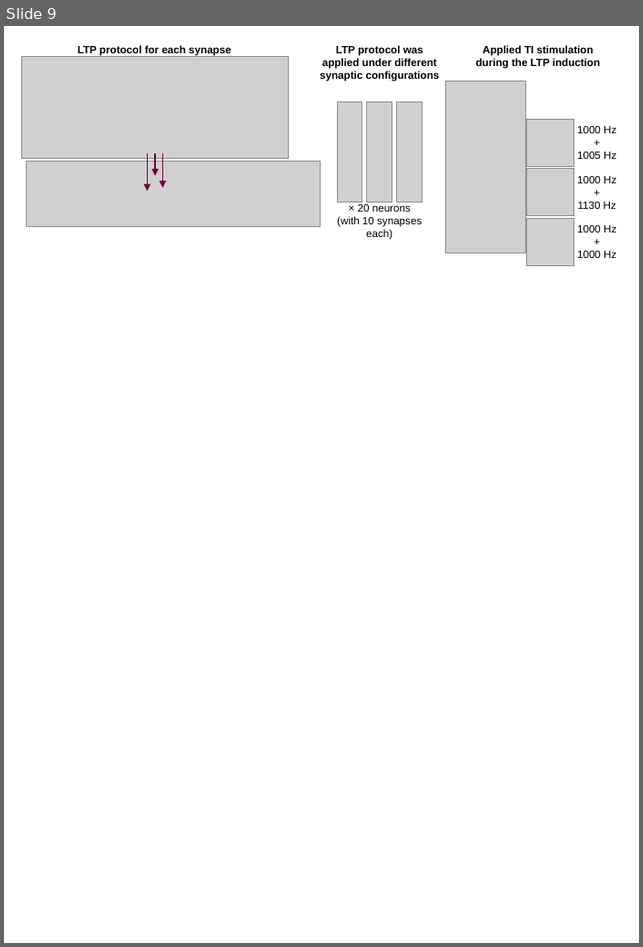
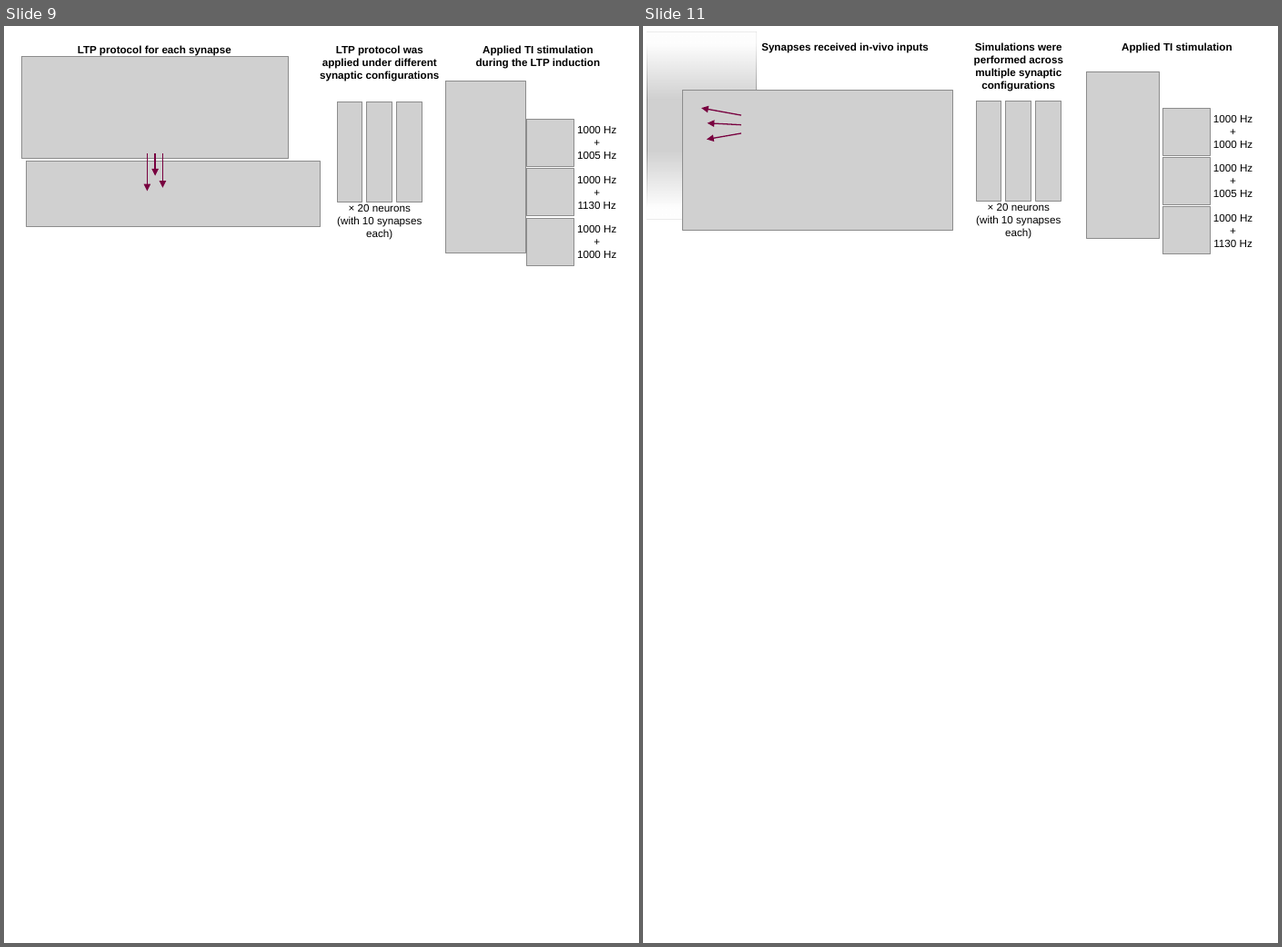
Before and after one commit to kerseviciute/temporal-interference, a slide deck: figures/Figures.pptx. Shown side by side, each under a label of ours: slide 9 before the commit, slides 9 and 11 after it; the slides between them are not shown. The pictures are 643x947 and 1282x947 pixels, drawn with LibreOffice and Linux fonts; fonts in the diff are those of the drawing; grey boxes stand for pictures. Boxes give left, top, right and bottom in pixels: in the first picture for what was removed or moved away, otherwise in the second. Text is boxed around its words. In the diff, an @@ line names an element or a change of style, - is before the commit and + after.

```diff
--- a/figures/Figures.pptx
+++ b/figures/Figures.pptx
@@ slide 11 added at [643,26,1278,943], background #FFFFFF @@
@@ group added at [643,26,1278,265]: 9 pictures, 7 texts, 3 rectangles, 3 arrows @@
+Applied TI stimulation
+Simulations were performed across multiple synaptic configurations
+× 20 neurons
+(with 10 synapses each)
+Synapses received in-vivo inputs
+1000 Hz
++
+1005 Hz
+1000 Hz
++
+1130 Hz
+1000 Hz
++
+1000 Hz
```
Also in this commit, not shown: 1 slide changed, 3 other slides added, 1 slide removed, 8 other files.
